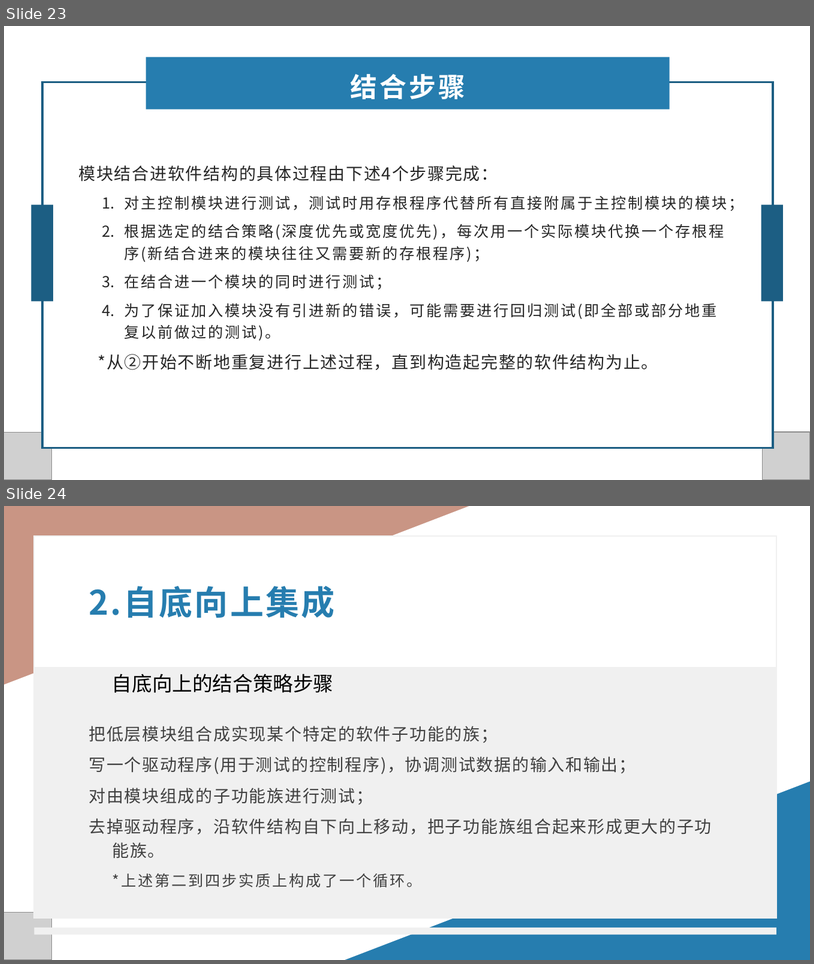
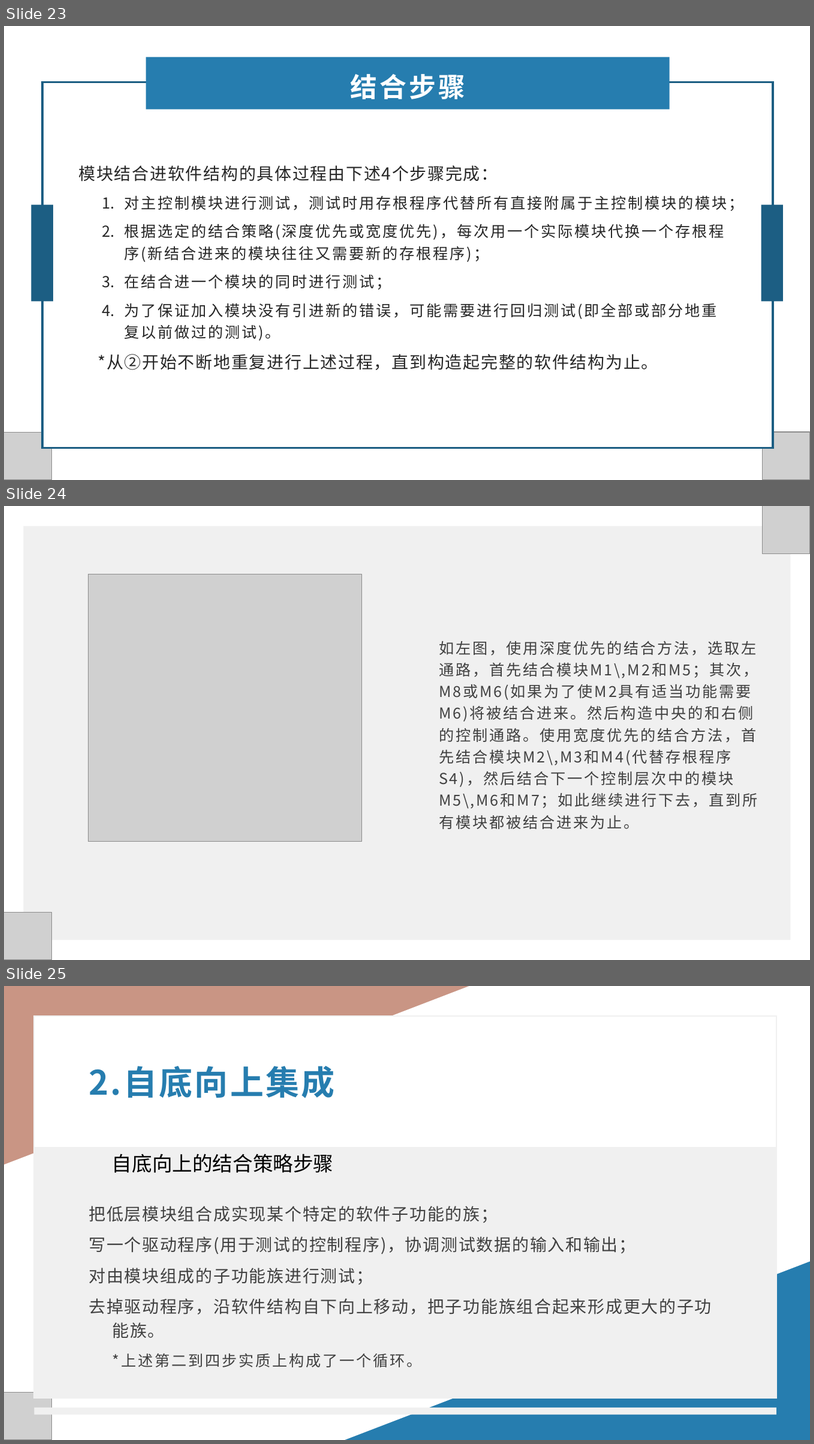
Before and after one commit to xlisses/ruang, a slide deck: implement/翻转PPT1.pptx. Shown one above the other, each under a label of ours: slides 23 and 24 before the commit, slides 23, 24 and 25 after it. The pictures are 814x964 and 814x1444 pixels, drawn with LibreOffice and Linux fonts; fonts in the diff are those of the drawing; grey boxes stand for pictures. Boxes give left, top, right and bottom in pixels: in the first picture for what was removed or moved away, otherwise in the second. Text is boxed around its words. In the diff, an @@ line names an element or a change of style, - is before the commit and + after.

```diff
--- a/implement/翻转PPT1.pptx
+++ b/implement/翻转PPT1.pptx
@@ slide 24 added at (4, 506, 810, 960), background #FFFFFF @@
@@ picture added at (763, 506, 810, 554) @@
@@ rectangle added at (23, 526, 791, 940), fill #F0F0F0 @@
@@ rectangle added at (89, 577, 359, 840), outline #267DAF 1 pt @@
@@ picture added at (89, 574, 362, 841) @@
@@ text added at (439, 641, 758, 829), 18 pt, text #404040 @@
+如左图，使用深度优先的结合方法，选取左通路，首先结合模块M1\,M2和M5；其次，M8或M6(如果为了使M2具有适当功能需要M6)将被结合进来。然后构造中央的和右侧的控制通路。使用宽度优先的结合方法，首先结合模块M2\,M3和M4(代替存根程序S4)，然后结合下一个控制层次中的模块M5\,M6和M7；如此继续进行下去，直到所有模块都被结合进来为止。
@@ picture added at (4, 912, 52, 960) @@
@@ what was slide 24 is now slide 25 @@
```
Also in this commit, not shown: 1 other slide added.
